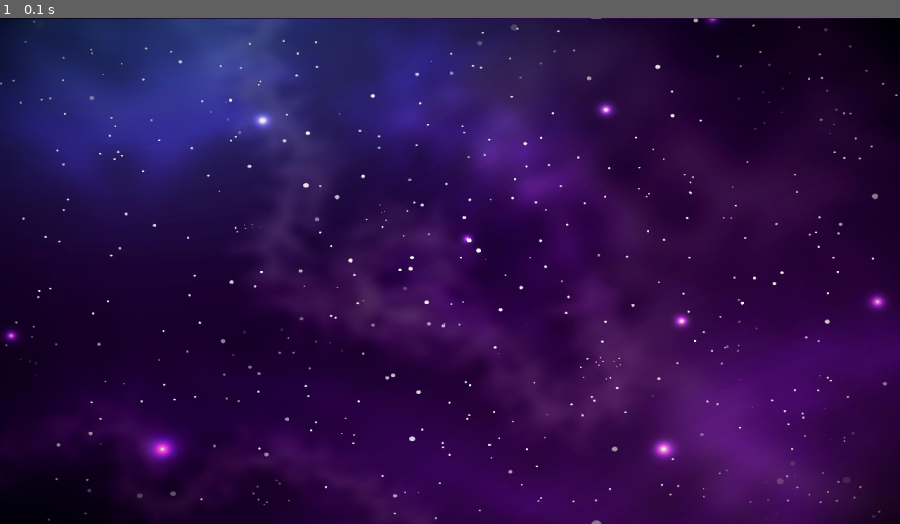
Above: before the commit, frame 1.
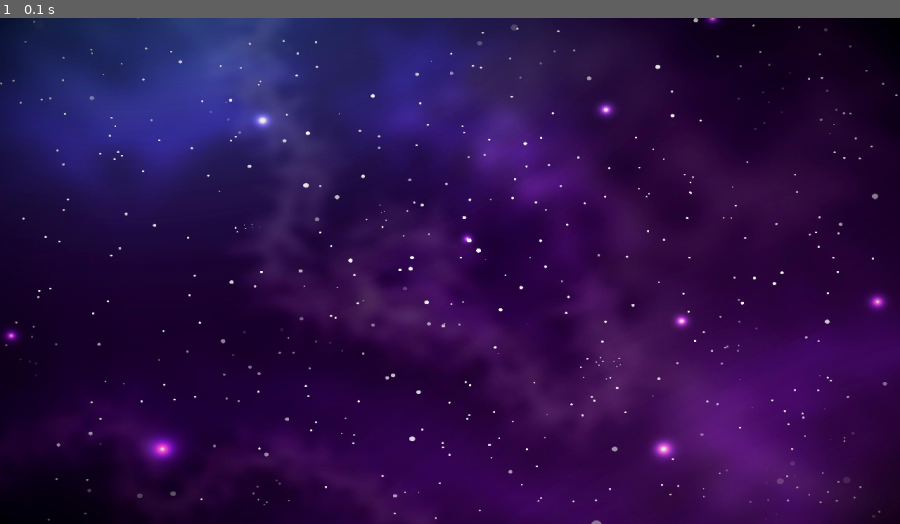
Above: after the commit, the same moment.

Repository: AndersonSouzas/pygameAlien
Game: pygame game, started from main.py
Same seed, same stepped clock (60 frames per second), same inputs: the game is played once before the commit and once after it.
Inputs:
- Up to frame 1 (0.1 s): no input

The runs differ from the first frame. In frame 1, 0.1% of the frame differs, in the area x 0-94%, y 0-1%.

Commit message:
comeback

Diff:
--- /dev/null
+++ b/inputs/__init__.py
@@ -0,0 +1 @@
+from .keymap import Keymap
--- /dev/null
+++ b/inputs/keymap.py
@@ -0,0 +1,9 @@
+from enum import Enum
+from pygame import (K_w, K_a, K_s, K_d)
+
+class Keymap:
+    class Player(Enum):
+        UP = K_w
+        DOWN = K_s
+        LEFT = K_a
+        RIGHT = K_d
--- a/main.py
+++ b/main.py
@@ -26,7 +26,6 @@
                     running = False
                     pygame.quit()
 
-        background.update()
         background.draw(screen)
 
         pygame.display.flip()
--- /dev/null
+++ b/state/player_state.py
@@ -0,0 +1,20 @@
+from typing import List
+
+
+class PlayerState:
+    def __init__(self):
+        self._player_position_x: float = 0
+        self._player_position_y: float = 0
+
+    def get_player_position(self) -> List[float]:
+        return [self._player_position_x, self._player_position_y]
+
+    def get_player_position_x(self) -> float:
+        return self._player_position_x
+
+    def get_player_position_y(self) -> float:
+        return self._player_position_y
+
+    def set_player_position(self, position_x, position_y):
+        self._player_position_x = position_x
+        self._player_position_y = position_y
--- a/state/scenery.py
+++ b/state/scenery.py
@@ -7,13 +7,6 @@
         self._background = pygame.image.load(image_path).convert()
         self._background = pygame.transform.scale(self._background, (D.SCREEN_WIDTH.value, D.SCREEN_HEIGHT.value))
         self._y = 0
-        self._speed = 0.001
-
-    def update(self):
-        self._y += self._speed
-
-        if self._y > D.SCREEN_HEIGHT.value:
-            self._y = 0
 
     def draw(self, screen):
         screen.blit(self._background, (0, self._y))
Binary file added: assets/images/sprites/alien/alienBeige_swim2.png
Binary file added: assets/images/sprites/enemys/fishGreen.png
Empty file added: inputs/movement.py
